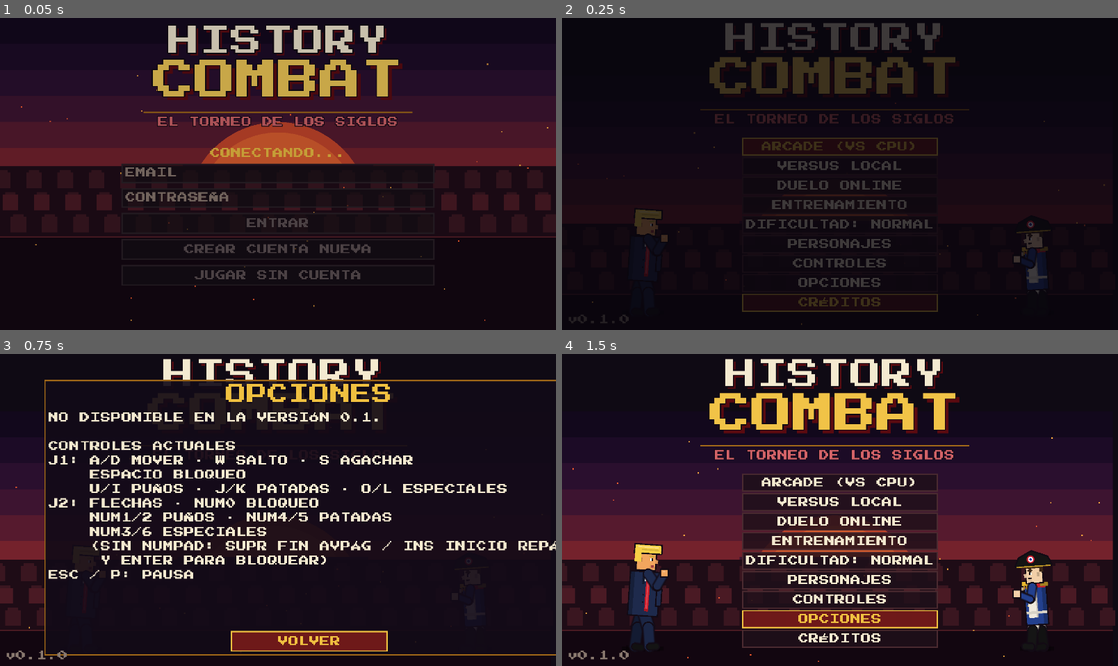
Above: before the commit, frames 1-4 (two rows, left to right).
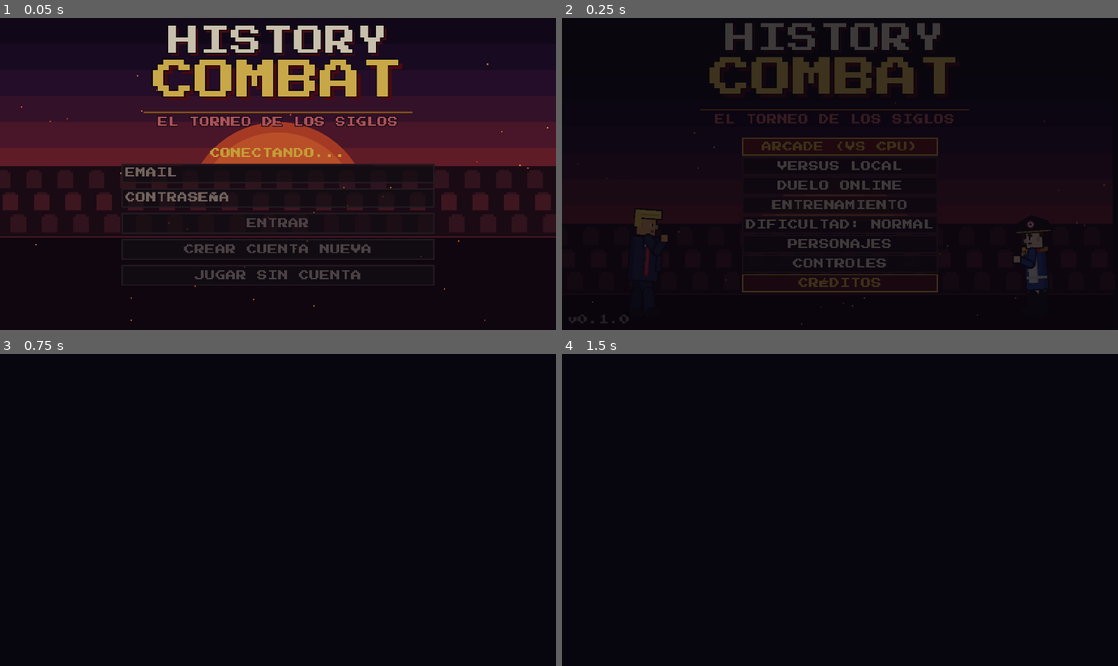
Above: after the commit, the same moments.

Repository: estaban2905/Historical-Kombat-online
Game: Godot game, scene res://scenes/Login.tscn
Same seed, same stepped clock (60 frames per second), same inputs: the game is played once before the commit and once after it.
Inputs (mouse positions are in pixels of both pictures, inside the frame that each line leads up to):
- Up to frame 1 (0.05 s): no input
- Up to frame 2 (0.25 s): no input
- Up to frame 3 (0.75 s): click (278, 619) at 0.5 s, where only the run before the commit has a clickable "OPCIONES"
- Up to frame 4 (1.5 s): click "VOLVER" at 1.25 s

Frame 1 is identical in both runs. In frame 2, 1.0% of the frame differs, in the area x 32-68%, y 82-95%; in frame 3, 23%; in frame 4, 57%, in the area x 0-100%, y 1-99%.

Commit message:
feat(ui): créditos animados y limpieza de código muerto
- Nueva pantalla CRÉDITOS con texto que sube sobre el fondo del menú.
- Se quita la pantalla OPCIONES y el panel informativo del menú.
- Se eliminan funciones y constantes sin uso (_ultimate_impact_fx,
  _ult_color, current_message, MOVE_ACTIONS).

Co-Authored-By: Claude Sonnet 5.5 <noreply@anthropic.com>

Diff:
--- /dev/null
+++ b/scenes/Credits.tscn
@@ -0,0 +1,12 @@
+[gd_scene format=3]
+
+[ext_resource type="Script" path="res://scripts/ui/credits_screen.gd" id="1_credits"]
+
+[node name="Credits" type="Control"]
+layout_mode = 3
+anchors_preset = 15
+anchor_right = 1.0
+anchor_bottom = 1.0
+grow_horizontal = 2
+grow_vertical = 2
+script = ExtResource("1_credits")
--- a/scenes/MainMenu.tscn
+++ b/scenes/MainMenu.tscn
@@ -70,46 +70,10 @@
 layout_mode = 2
 text = "CONTROLES"
 
-[node name="Options" type="Button" parent="Buttons" unique_id=330819020]
-custom_minimum_size = Vector2(0, 12)
-layout_mode = 2
-text = "OPCIONES"
-
 [node name="Credits" type="Button" parent="Buttons" unique_id=597305843]
 custom_minimum_size = Vector2(0, 12)
 layout_mode = 2
 text = "CRÉDITOS"
-
-[node name="Info" type="PanelContainer" parent="." unique_id=1418083221]
-visible = false
-layout_mode = 0
-offset_left = 34.0
-offset_top = 20.0
-offset_right = 392.0
-offset_bottom = 232.0
-
-[node name="Box" type="VBoxContainer" parent="Info" unique_id=1618273661]
-layout_mode = 2
-theme_override_constants/separation = 6
-
-[node name="Title" type="Label" parent="Info/Box" unique_id=2135765060]
-layout_mode = 2
-theme_override_colors/font_color = Color(0.941, 0.753, 0.251, 1)
-theme_override_font_sizes/font_size = 16
-text = "TÍTULO"
-horizontal_alignment = 1
-
-[node name="Body" type="Label" parent="Info/Box" unique_id=1871353865]
-layout_mode = 2
-size_flags_vertical = 3
-theme_override_constants/line_spacing = 3
-text = "..."
-
-[node name="Back" type="Button" parent="Info/Box" unique_id=1738598886]
-custom_minimum_size = Vector2(120, 16)
-layout_mode = 2
-size_flags_horizontal = 4
-text = "VOLVER"
 
 [node name="Footer" type="Label" parent="." unique_id=1916439874]
 layout_mode = 0
--- a/scripts/autoload/game.gd
+++ b/scripts/autoload/game.gd
@@ -14,6 +14,7 @@
 const SCENE_PROFILE := "res://scenes/Profile.tscn"
 const SCENE_RANKING := "res://scenes/Ranking.tscn"
 const SCENE_ROSTER := "res://scenes/Roster.tscn"
+const SCENE_CREDITS := "res://scenes/Credits.tscn"
 
 const VERSION := "0.1.0"
 
--- a/scripts/combat_manager.gd
+++ b/scripts/combat_manager.gd
@@ -48,7 +48,6 @@
 var cinematic_fighter: Fighter
 var cinematic_text: String = ""
 ## Ataque (attack_instance) del que ya se lanzó el efecto de impacto, por luchador.
-var _ult_fx_done: Dictionary = {}
 ## Efectos de pantalla del ultimate en curso (ambiente, grietas, rayos...).
 var ult_fx: UltimateFX
 
@@ -515,21 +514,6 @@
 	var top_left := (target - view * 0.5).clamp(Vector2.ZERO, Vector2(426, 240) - view)
 	camera.position = Vector2.ZERO.lerp(top_left, t)
 
-## Efecto del golpe del ultimate: onda de choque y destello en el primer frame activo.
-func _ultimate_impact_fx(f: Fighter, atk: AttackData) -> void:
-	if _ult_fx_done.get(f.player_id, -1) == f.attack_instance:
-		return
-	_ult_fx_done[f.player_id] = f.attack_instance
-	var center := f.global_position + Vector2(atk.hitbox_offset.x * f.facing, atk.hitbox_offset.y)
-	PowerEffects._visual(self, f, center, {"art": &"ring", "color": f.data.accent_color,
-		"box": atk.hitbox_size, "life": 0.5})
-	PowerEffects._visual(self, f, center, {"art": &"lightburst", "color": f.data.coat_trim_color,
-		"box": atk.hitbox_size, "life": 0.4})
-	Sfx.play(&"hit_heavy")
-	shake(6.0)
-	fx.flash(0.5)
-	fx.hit_burst(center, f.facing, 2)
-
 # =========================================================================
 #  Partículas (solo decorado)
 # =========================================================================
--- a/scripts/input_manager.gd
+++ b/scripts/input_manager.gd
@@ -6,7 +6,6 @@
 extends RefCounted
 
 ## Nombres de acción sin prefijo. Con prefijo quedan p1_left, p2_block, etc.
-const MOVE_ACTIONS: Array[StringName] = [&"left", &"right", &"jump", &"crouch", &"block"]
 const ATTACK_ACTIONS: Array[StringName] = [
 	&"punch_light", &"punch_heavy", &"special_1",
 	&"kick_light", &"kick_heavy", &"special_2",
--- a/scripts/power_effects.gd
+++ b/scripts/power_effects.gd
@@ -293,9 +293,6 @@
 	&"bell_wave": [24.0, 54.0, -30.0],
 }
 
-static func _ult_color(atk: AttackData) -> Color:
-	return atk.ult_color
-
 ## Programa un evento de pantalla (si el efecto existe).
 static func _ufx(cm: CombatManager, delay: float, type: StringName, args: Dictionary = {}) -> void:
 	if is_instance_valid(cm.ult_fx):
--- /dev/null
+++ b/scripts/ui/credits_screen.gd
@@ -0,0 +1,169 @@
+## Pantalla CRÉDITOS: texto que sube sobre el fondo animado del menú, como en un arcade.
+##   ↓ / ESPACIO / ENTER acelera · ↑ retrocede · ESC o cualquier botón de ataque vuelve.
+## El texto se arma en _build(); los nombres de los luchadores salen del registro, así que
+## al añadir un personaje nuevo aparece solo.
+extends Control
+
+enum K { TITLE, SUB, HEAD, TEXT, MUTED, GAP, NAMES, END }
+
+const SPEED := 20.0
+const FAST := 4.0
+const ROW_H := 11.0
+const VIEW_W := 426.0
+const VIEW_H := 240.0
+const FADE_H := 34.0
+const COL_W := 190.0
+
+var _rows: Array = []         # [tipo, texto o lista]
+var _height: float = 0.0
+var _scroll: float = -VIEW_H  # empieza con el texto fuera de pantalla, por debajo
+var _end_scroll: float = 0.0
+var _btn_back: Button
+
+func _ready() -> void:
+	theme = HKTheme.theme()
+	set_anchors_preset(Control.PRESET_FULL_RECT)
+	var bg := Control.new()
+	bg.set_script(load("res://scripts/ui/menu_background.gd"))
+	bg.show_title = false
+	bg.set_anchors_preset(Control.PRESET_FULL_RECT)
+	bg.show_behind_parent = true
+	add_child(bg)
+	_build()
+	_btn_back = Button.new()
+	_btn_back.text = "VOLVER"
+	_btn_back.position = Vector2(176, 222)
+	_btn_back.custom_minimum_size = Vector2(74, 16)
+	_btn_back.pressed.connect(_close)
+	_btn_back.focus_entered.connect(func(): Sfx.play(&"select"))
+	add_child(_btn_back)
+	_btn_back.grab_focus()
+
+func _build() -> void:
+	_rows = [
+		[K.TITLE, "HISTORY COMBAT"],
+		[K.SUB, "EL TORNEO DE LOS SIGLOS"],
+		[K.MUTED, "VERSIÓN %s" % Game.VERSION],
+		[K.GAP, 2],
+		[K.HEAD, "EL JUEGO"],
+		[K.TEXT, "UN JUEGO DE LUCHA 2D DONDE"],
+		[K.TEXT, "LOS PERSONAJES DE LA HISTORIA"],
+		[K.TEXT, "SE ENFRENTAN EN UN TORNEO"],
+		[K.TEXT, "IMPOSIBLE ENTRE ÉPOCAS."],
+		[K.GAP, 2],
+		[K.HEAD, "MODOS"],
+		[K.TEXT, "ARCADE · VERSUS · ENTRENAMIENTO"],
+		[K.TEXT, "DUELO ONLINE CON RANKING"],
+		[K.GAP, 2],
+		[K.HEAD, "LUCHADORES"],
+		[K.NAMES, _fighter_names()],
+		[K.GAP, 2],
+		[K.HEAD, "ARTE Y SONIDO"],
+		[K.TEXT, "GRÁFICOS Y SONIDOS ORIGINALES,"],
+		[K.TEXT, "GENERADOS POR CÓDIGO"],
+		[K.MUTED, "(PROVISIONALES)"],
+		[K.GAP, 2],
+		[K.HEAD, "TECNOLOGÍA"],
+		[K.TEXT, "MOTOR: GODOT 4"],
+		[K.TEXT, "SERVIDOR: NODE.JS Y POSTGRES"],
+		[K.TEXT, "COMBATE ONLINE POR LOCKSTEP"],
+		[K.GAP, 2],
+		[K.HEAD, "FUENTE"],
+		[K.TEXT, "PRESS START 2P"],
+		[K.MUTED, "CODEMAN38 · SIL OPEN FONT LICENSE"],
+		[K.GAP, 2],
+		[K.HEAD, "AVISO"],
+		[K.TEXT, "PARODIA DE FICCIÓN."],
+		[K.TEXT, "NINGÚN PERSONAJE REAL"],
+		[K.TEXT, "PARTICIPÓ EN EL TORNEO."],
+		[K.TEXT, "NADA DE LO QUE SE VE AQUÍ"],
+		[K.TEXT, "GLORIFICA A NADIE."],
+		[K.GAP, 3],
+		[K.END, "¡GRACIAS POR JUGAR!"],
+	]
+	_height = 0.0
+	for r in _rows:
+		_height += _row_height(r)
+	# Se detiene cuando el último renglón queda a media pantalla.
+	_end_scroll = _height - VIEW_H * 0.5 - 8.0
+
+func _fighter_names() -> Array:
+	var names := []
+	for d in FighterRegistry.all():
+		names.append(d.short_name.to_upper())
+	return names
+
+func _row_height(r: Array) -> float:
+	match r[0]:
+		K.TITLE: return 24.0
+		K.SUB: return 16.0
+		K.HEAD: return ROW_H + 8.0
+		K.GAP: return ROW_H * float(r[1])
+		K.NAMES: return ceilf(float((r[1] as Array).size()) / 2.0) * ROW_H
+		K.END: return 20.0
+	return ROW_H
+
+func _close() -> void:
+	Sfx.play(&"confirm")
+	Game.goto(Game.SCENE_MENU)
+
+func _unhandled_input(event: InputEvent) -> void:
+	if event.is_action_pressed(&"ui_cancel") and not Game.is_changing_scene():
+		_close()
+		get_viewport().set_input_as_handled()
+
+func _process(delta: float) -> void:
+	var dir := 1.0
+	if Input.is_key_pressed(KEY_UP):
+		dir = -FAST
+	elif Input.is_key_pressed(KEY_DOWN) or Input.is_key_pressed(KEY_SPACE):
+		dir = FAST
+	_scroll = clampf(_scroll + SPEED * dir * delta, -VIEW_H, _end_scroll)
+	queue_redraw()
+
+# =========================================================================
+#  Dibujo
+# =========================================================================
+func _draw() -> void:
+	var y := -_scroll
+	for r in _rows:
+		var h := _row_height(r)
+		# Solo se dibuja lo que está en pantalla.
+		if y + h >= 0.0 and y <= VIEW_H:
+			_draw_row(r, y)
+		y += h
+	# Degradado arriba y abajo: el texto aparece y desaparece suavemente.
+	for i in int(FADE_H):
+		var a := 0.9 * (1.0 - float(i) / FADE_H)
+		draw_rect(Rect2(0, i, VIEW_W, 1), Color(0.07, 0.03, 0.09, a))
+		draw_rect(Rect2(0, VIEW_H - 1 - i, VIEW_W, 1), Color(0.07, 0.03, 0.09, a))
+	if _scroll >= _end_scroll:
+		HKTheme.draw_text(self, Vector2(0, 216), "ESC: VOLVER", 8, HKTheme.MUTED, HORIZONTAL_ALIGNMENT_CENTER, VIEW_W, 1)
+
+func _draw_row(r: Array, y: float) -> void:
+	match r[0]:
+		K.TITLE:
+			HKTheme.draw_text(self, Vector2(0, y + 16), r[1], 16, HKTheme.GOLD, HORIZONTAL_ALIGNMENT_CENTER, VIEW_W, 3)
+		K.SUB:
+			HKTheme.draw_text(self, Vector2(0, y + 9), r[1], 8, HKTheme.PAPER, HORIZONTAL_ALIGNMENT_CENTER, VIEW_W, 2)
+		K.HEAD:
+			var w := HKTheme.text_width(r[1], 8)
+			var cx := VIEW_W * 0.5
+			HKTheme.draw_text(self, Vector2(0, y + 15), r[1], 8, Color("5aa0ff"), HORIZONTAL_ALIGNMENT_CENTER, VIEW_W, 2)
+			draw_rect(Rect2(cx - w * 0.5 - 14, y + 11, 8, 1), HKTheme.GOLD_DARK)
+			draw_rect(Rect2(cx + w * 0.5 + 6, y + 11, 8, 1), HKTheme.GOLD_DARK)
+		K.TEXT:
+			HKTheme.draw_text(self, Vector2(0, y + 9), r[1], 8, HKTheme.PAPER, HORIZONTAL_ALIGNMENT_CENTER, VIEW_W, 2)
+		K.MUTED:
+			HKTheme.draw_text(self, Vector2(0, y + 9), r[1], 8, HKTheme.MUTED.lightened(0.2), HORIZONTAL_ALIGNMENT_CENTER, VIEW_W, 2)
+		K.NAMES:
+			var names: Array = r[1]
+			var rows := ceili(names.size() / 2.0)
+			for i in names.size():
+				var col := i / rows
+				var x := VIEW_W * 0.5 - COL_W + col * COL_W
+				HKTheme.draw_text(self, Vector2(x, y + (i % rows) * ROW_H + 9), names[i], 8, HKTheme.PAPER,
+					HORIZONTAL_ALIGNMENT_CENTER, COL_W, 2)
+		K.END:
+			var pulse := 0.75 + 0.25 * sin(Time.get_ticks_msec() / 250.0)
+			HKTheme.draw_text(self, Vector2(0, y + 14), r[1], 8, HKTheme.GOLD * Color(pulse, pulse, pulse, 1.0), HORIZONTAL_ALIGNMENT_CENTER, VIEW_W, 2)
--- a/scripts/ui/main_menu.gd
+++ b/scripts/ui/main_menu.gd
@@ -1,11 +1,10 @@
-## Menú principal: ARCADE, VERSUS LOCAL, DUELO ONLINE, ENTRENAMIENTO, DIFICULTAD, PERSONAJES, OPCIONES, CRÉDITOS.
+## Menú principal: ARCADE, VERSUS LOCAL, DUELO ONLINE, ENTRENAMIENTO, DIFICULTAD, PERSONAJES, CONTROLES, CRÉDITOS.
 ## ARCADE (1 jugador contra la CPU), VERSUS LOCAL (2 jugadores) y DUELO ONLINE
 ## (contra otra persona por internet) llevan a la selección de luchador. DIFICULTAD cambia el nivel de la CPU.
 ## VERSUS LOCAL y ENTRENAMIENTO solo aparecen en el editor (desarrollo), no en builds exportadas.
-## El resto abre pantallas informativas mientras no estén implementadas.
+## PERSONAJES, CONTROLES y CRÉDITOS abren su propia pantalla.
 extends Control
 
-@onready var buttons: VBoxContainer = $Buttons
 @onready var btn_play: Button = $Buttons/Play
 @onready var btn_versus: Button = $Buttons/Versus
 @onready var btn_online: Button = $Buttons/Online
@@ -13,15 +12,8 @@
 @onready var btn_difficulty: Button = $Buttons/Difficulty
 @onready var btn_roster: Button = $Buttons/Roster
 @onready var btn_controls: Button = $Buttons/Controls
-@onready var btn_options: Button = $Buttons/Options
 @onready var btn_credits: Button = $Buttons/Credits
-@onready var info: PanelContainer = $Info
-@onready var info_title: Label = $Info/Box/Title
-@onready var info_body: Label = $Info/Box/Body
-@onready var info_back: Button = $Info/Box/Back
 @onready var footer: Label = $Footer
-
-var _last_focus: Button
 
 func _ready() -> void:
 	theme = HKTheme.theme()
@@ -34,18 +26,15 @@
 	btn_difficulty.pressed.connect(_cycle_difficulty)
 	btn_roster.pressed.connect(_show_roster)
 	btn_controls.pressed.connect(func(): Game.goto(Game.SCENE_CONTROLS))
-	btn_options.pressed.connect(_show_options)
 	btn_credits.pressed.connect(_show_credits)
-	info_back.pressed.connect(_close_info)
 	_refresh_difficulty()
 	# VERSUS LOCAL y ENTRENAMIENTO son herramientas de desarrollo: solo se ven al correr desde el editor.
 	var dev := OS.has_feature("editor")
 	btn_versus.visible = dev
 	btn_training.visible = dev
-	for b in [btn_play, btn_versus, btn_online, btn_training, btn_difficulty, btn_roster, btn_controls, btn_options, btn_credits, info_back]:
+	for b in [btn_play, btn_versus, btn_online, btn_training, btn_difficulty, btn_roster, btn_controls, btn_credits]:
 		b.focus_entered.connect(func(): Sfx.play(&"select"))
 		b.pressed.connect(func(): Sfx.play(&"confirm"))
-	info.visible = false
 	_spawn_previews()
 	_build_account_button()
 	btn_play.grab_focus()
@@ -114,46 +103,8 @@
 func _refresh_difficulty() -> void:
 	btn_difficulty.text = "DIFICULTAD: %s" % Game.difficulty_name()
 
-func _open_info(title: String, body: String) -> void:
-	_last_focus = get_viewport().gui_get_focus_owner() as Button
-	info_title.text = title
-	info_body.text = body
-	info.visible = true
-	buttons.visible = false
-	info_back.grab_focus()
-
-func _close_info() -> void:
-	info.visible = false
-	buttons.visible = true
-	if _last_focus:
-		_last_focus.grab_focus()
-	else:
-		btn_play.grab_focus()
-
-func _unhandled_input(event: InputEvent) -> void:
-	if info.visible and event.is_action_pressed(&"ui_cancel"):
-		_close_info()
-		get_viewport().set_input_as_handled()
-
 func _show_roster() -> void:
 	Game.goto(Game.SCENE_ROSTER)
 
-func _show_options() -> void:
-	_open_info("OPCIONES", "NO DISPONIBLE EN LA VERSIÓN 0.1.\n\n" +
-		"CONTROLES ACTUALES\n" +
-		"J1: A/D MOVER · W SALTO · S AGACHAR\n" +
-		"    ESPACIO BLOQUEO\n" +
-		"    U/I PUÑOS · J/K PATADAS · O/L ESPECIALES\n" +
-		"J2: FLECHAS · NUM0 BLOQUEO\n" +
-		"    NUM1/2 PUÑOS · NUM4/5 PATADAS\n" +
-		"    NUM3/6 ESPECIALES\n" +
-		"    (SIN NUMPAD: SUPR FIN AVPÁG / INS INICIO REPÁG\n" +
-		"     Y ENTER PARA BLOQUEAR)\n" +
-		"ESC / P: PAUSA")
-
 func _show_credits() -> void:
-	_open_info("CRÉDITOS", "HISTORY COMBAT\nEL TORNEO DE LOS SIGLOS\n\n" +
-		"PROTOTIPO %s HECHO CON GODOT 4\n\n" % Game.VERSION +
-		"GRÁFICOS Y SONIDOS: ORIGINALES,\nGENERADOS POR CÓDIGO (PROVISIONALES)\n\n" +
-		"FUENTE: PRESS START 2P\n(CODEMAN38, SIL OPEN FONT LICENSE)\n\n" +
-		"PARODIA DE FICCIÓN. NINGÚN\nPERSONAJE REAL PARTICIPÓ EN EL TORNEO.")
+	Game.goto(Game.SCENE_CREDITS)
--- a/scripts/ui_manager.gd
+++ b/scripts/ui_manager.gd
@@ -65,9 +65,6 @@
 func show_stage_name(text: String) -> void:
 	_stage_name = text
 	_stage_name_t = 0.0
-
-func current_message() -> String:
-	return _message if _message_t < _message_dur else ""
 
 func _on_health_changed(f: Fighter) -> void:
 	# Vida al máximo (nueva ronda): la estela se reinicia.
Not shown, added: scripts/ui/credits_screen.gd.uid
